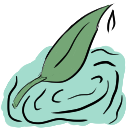
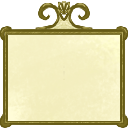
Layers edited between the first and the second w=128, h=128 image:
added group "SIGN" with 5 layers above "TOPPINGS" over (x1=0, y1=1, x2=128, y2=128)
added layer "Copia de Capa de pintura 28" in group "SIGN" over (x1=0, y1=1, x2=128, y2=128)
added layer "Capa de pintura 31" in group "SIGN" over (x1=0, y1=1, x2=128, y2=64)
added layer "Capa de pintura 29" in group "SIGN" over (x1=0, y1=1, x2=128, y2=128)
added layer "Capa de pintura 30" in group "SIGN" over (x1=0, y1=1, x2=128, y2=128)
moved "Capa de pintura 20" into group "TEA", painted on it over (x1=0, y1=1, x2=128, y2=128)
moved "Capa de pintura 21" into group "TEA", painted on it over (x1=0, y1=1, x2=128, y2=128)
